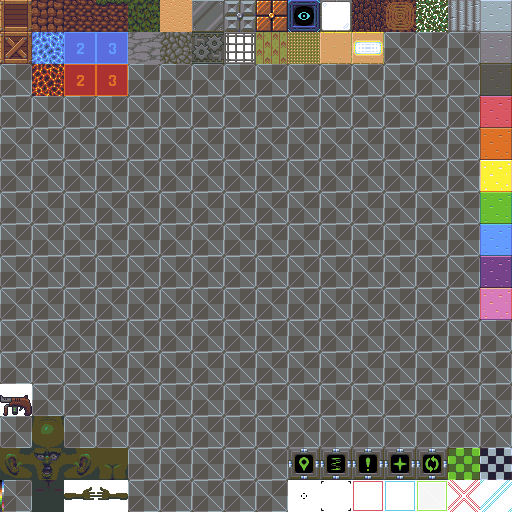
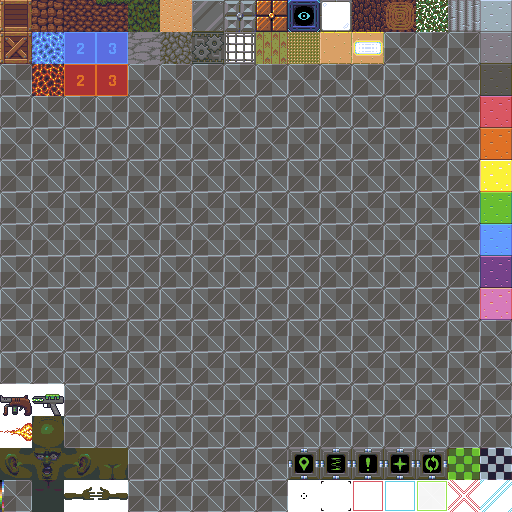
Revision of a layered w=512, h=512 image; what changed, layer by layer:
added layer "Muzzle Flair" in group "Temp Items" over 0, 423, 32, 441
added layer "Gun2" in group "Temp Items" over 32, 394, 64, 416
